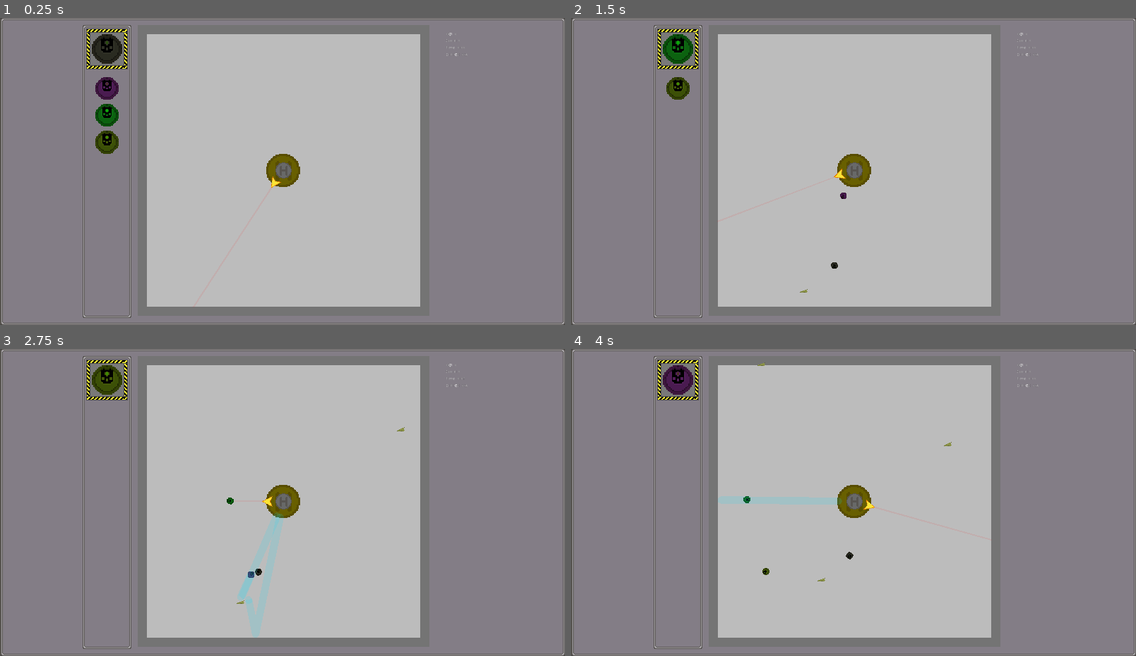
Above: before the commit, frames 1-4 (two rows, left to right).
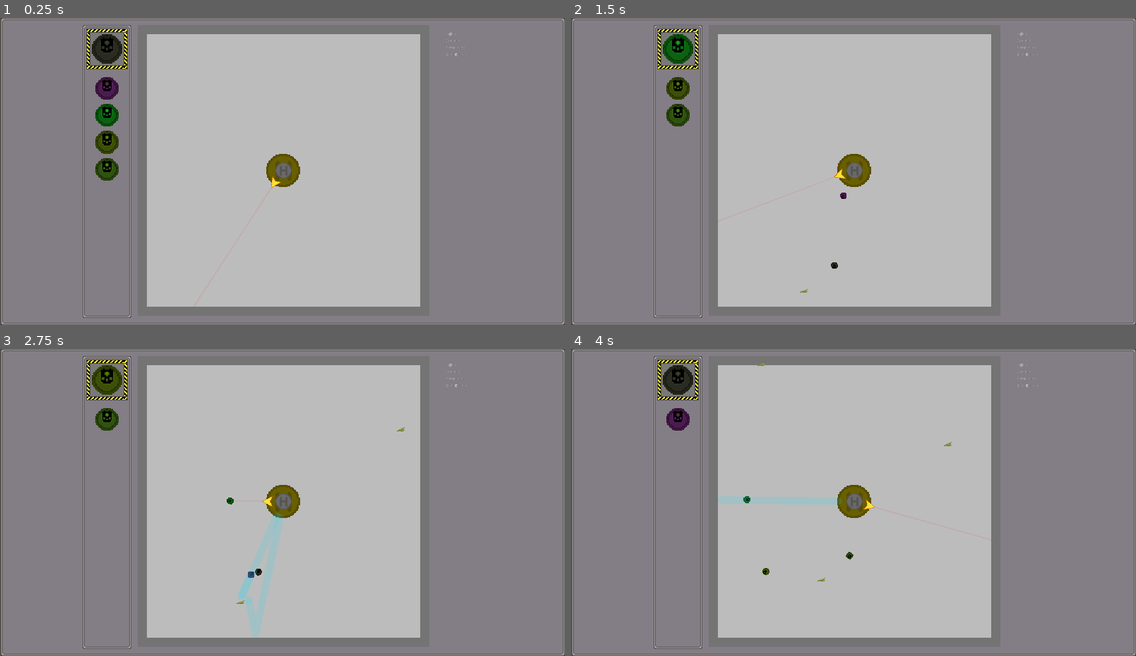
Above: after the commit, the same moments.

Repository: PlainOldNoah/DroneDeployer-OLD
Game: Godot game, scene res://core/main.tscn
Same seed, same stepped clock (60 frames per second), same inputs: the game is played once before the commit and once after it.
Inputs (mouse positions are in pixels of both pictures, inside the frame that each line leads up to):
- Up to frame 1 (0.25 s): no input
- Up to frame 2 (1.5 s): tap Enter (ui_accept) at 0.5, 0.77 s; move the mouse to (977, 156) at 0.52 s; press the mouse at (977, 156) at 0.53 s; hold Right (ui_right) 0.53-1.28 s; move the mouse to (740, 186) at 1.27 s; release the mouse at (740, 186) at 1.28 s; hold Left (ui_left) from 1.28 s (still down); click (740, 186) at 1.35 s
- Up to frame 3 (2.75 s): tap Enter (ui_accept) at 1.52 s; move the mouse to (339, 434) at 2.02 s; release Left (ui_left) at 2.03 s; hold Right (ui_right) from 2.03 s (still down); hold Shift (deploy_snap) from 2.03 s (still down); click (339, 434) at 2.3 s
- Up to frame 4 (4 s): move the mouse to (825, 563) at 2.77 s; release Shift (deploy_snap) at 2.78 s; click (825, 563) at 2.85 s; tap Enter (ui_accept) at 3.02, 3.77 s; move the mouse to (1023, 548) at 3.52 s; release Right (ui_right) at 3.53 s; press the mouse at (1023, 548) at 3.53 s; hold Left (ui_left) from 3.53 s (still down)

The runs differ from the first frame. In frame 1, 0.2% of the frame differs, in the area x 16-83%, y 11-53%; in frame 2, 0.2%; in frame 3, 0.2%; in frame 4, 0.6%, in the area x 16-50%, y 5-69%.

Commit message:
Drones can be skipped in the queue

Diff:
--- a/drone_game/core/game_manager.gd
+++ b/drone_game/core/game_manager.gd
@@ -21,6 +21,7 @@
 
 func _ready():
 	Global.game_manager = self
+	set_max_drones(5)
 	reset()
 
 
@@ -76,6 +77,12 @@
 	drone_queue.remove(0)
 
 
+# Puts the current drone to the back of the queue
+func skip_up_next():
+	drone_queue.push_back(drone_queue.pop_front())
+	launch_queue.move_to_back(0)
+
+
 # Return the idx drone from the queue
 func get_drone_from_queue(idx:int=0) -> Drone:
 	return null if drone_queue.size() == 0 else drone_queue[idx]
@@ -98,7 +105,6 @@
 # Calls the reset function for children nodes and puts variables to starting values
 func reset():
 	gui.reset()
-	set_max_drones(4)
 
 
 # Beings enemy spawning and play clock
--- a/drone_game/core/hub.gd
+++ b/drone_game/core/hub.gd
@@ -35,6 +35,8 @@
 		can_deploy = false
 		deploy_drone()
 		deploy_cooldown.start()
+	elif event.is_action_pressed("deploy_skip") and can_deploy:
+		skip_drone()
 
 
 func _process(_delta):
@@ -74,6 +76,10 @@
 	Global.game_manager.deploy_next_up(deploy_point.global_position, deploy_point.global_rotation)
 
 
+func skip_drone():
+	Global.game_manager.skip_up_next()
+
+
 # Handles drone given in parameter
 func collect_drone(drone:Drone):
 	drone.disable()
--- a/drone_game/core/launch_queue.gd
+++ b/drone_game/core/launch_queue.gd
@@ -1,4 +1,7 @@
 extends Control
+
+# Shows the "up next" child in the queue
+export var debug_show_up_next_in_queue:bool = false
 
 onready var up_next_position := $MarginContainer/VBoxContainer/CautionRect/MarginContainer/UpNext
 onready var queue_item_container := $MarginContainer/VBoxContainer/VBoxContainer
@@ -15,7 +18,7 @@
 func set_up_next_texture(child_idx:int):
 	if queue_item_container.get_child_count() > child_idx:
 		var focused_child := queue_item_container.get_child(child_idx)
-		focused_child.hide()
+		focused_child.visible = debug_show_up_next_in_queue
 		up_next_position.texture = focused_child.texture
 		up_next_position.modulate = focused_child.modulate
 
@@ -30,6 +33,15 @@
 	set_up_next_texture(0) # Uses the first childs texture
 
 
+# Moves child in position idx and sends it to the back of the queue
+func move_to_back(idx:int):
+	var temp_child:Node = queue_item_container.get_child(idx)
+	queue_item_container.remove_child(temp_child)
+	queue_item_container.add_child(temp_child)
+	temp_child.show()
+	set_up_next_texture(0)
+
+
 # Clears the queue item texture and moves it to the end
 func remove_from_queue(idx:int):
 	if queue_item_container.get_child(idx) != null:
--- a/drone_game/project.godot
+++ b/drone_game/project.godot
@@ -61,6 +61,12 @@
 "events": [ Object(InputEventKey,"resource_local_to_scene":false,"resource_name":"","device":0,"alt":false,"shift":false,"control":false,"meta":false,"command":false,"pressed":false,"scancode":70,"physical_scancode":0,"unicode":0,"echo":false,"script":null)
  ]
 }
+deploy_skip={
+"deadzone": 0.5,
+"events": [ Object(InputEventKey,"resource_local_to_scene":false,"resource_name":"","device":0,"alt":false,"shift":false,"control":false,"meta":false,"command":false,"pressed":false,"scancode":83,"physical_scancode":0,"unicode":0,"echo":false,"script":null)
+, Object(InputEventMouseButton,"resource_local_to_scene":false,"resource_name":"","device":0,"alt":false,"shift":false,"control":false,"meta":false,"command":false,"button_mask":0,"position":Vector2( 0, 0 ),"global_position":Vector2( 0, 0 ),"factor":1.0,"button_index":2,"pressed":false,"doubleclick":false,"script":null)
+ ]
+}
 
 [layer_names]
 
